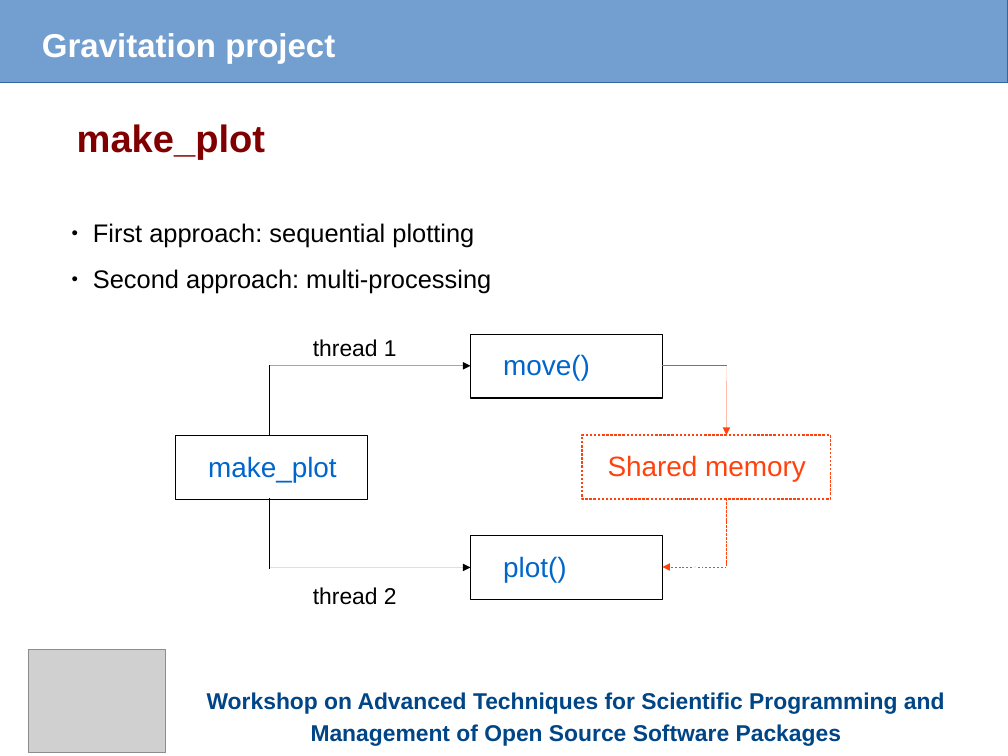
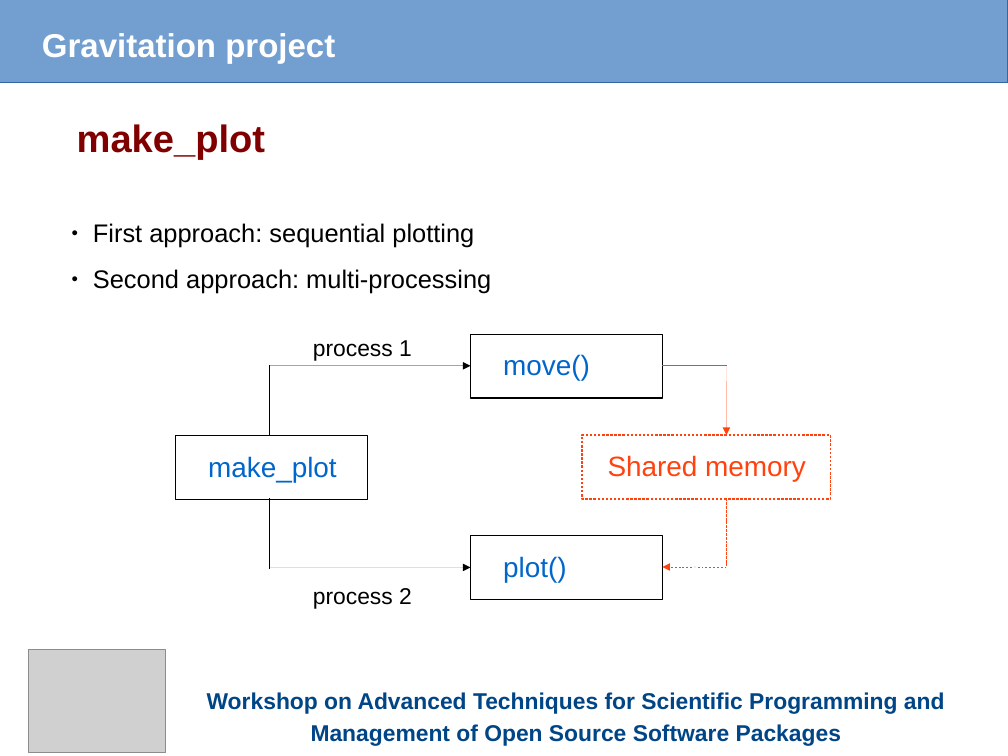
Before and after one commit to fnbellomo/GProject, a slide deck: slide 11 of Slides/Gravitation.odp (slide 10 before the commit). Drawn at 1008x756 pixels with LibreOffice and Linux fonts; fonts in the diff are those of the drawing; grey boxes stand for pictures. Boxes give left, top, right and bottom in pixels: in the first picture for what was removed or moved away, otherwise in the second. Text is boxed around its words. In the diff, an @@ line names an element or a change of style, - is before the commit and + after.

```diff
--- a/Slides/Gravitation.odp
+++ b/Slides/Gravitation.odp
@@ text at [313,340,412,361]: text changed @@
-thread 1
+process 1
@@ text at [313,588,412,609]: text changed @@
-thread 2
+process 2
```
Also in this commit, not shown: 5 other slides changed, 1 slide added, 1 other file.
